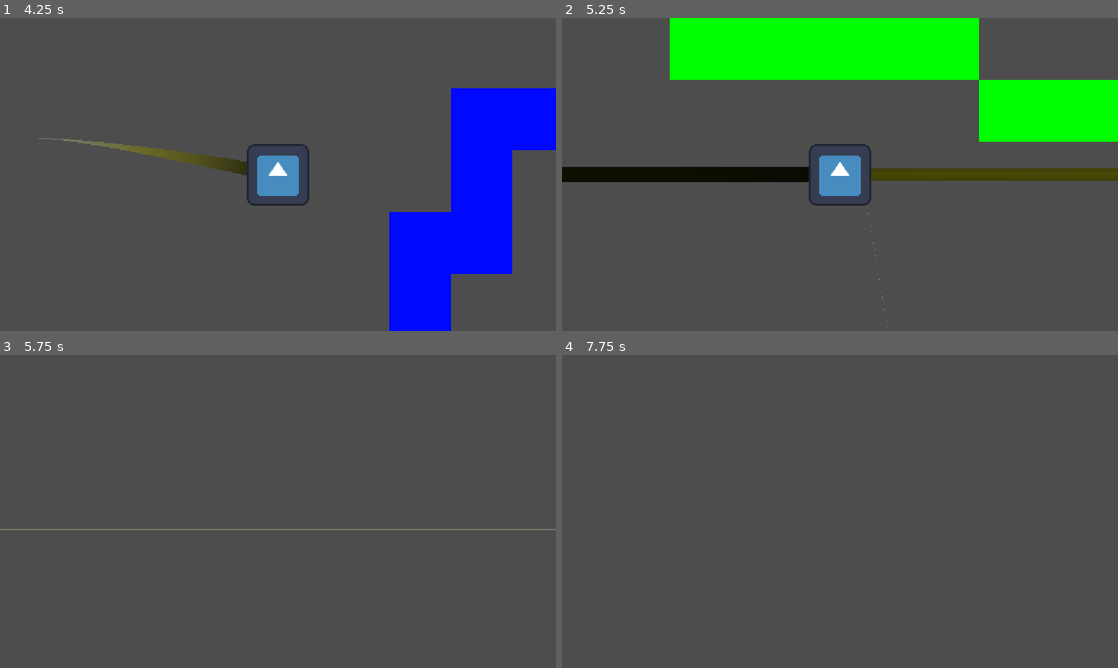
Above: before the commit, frames 1-4 (two rows, left to right).
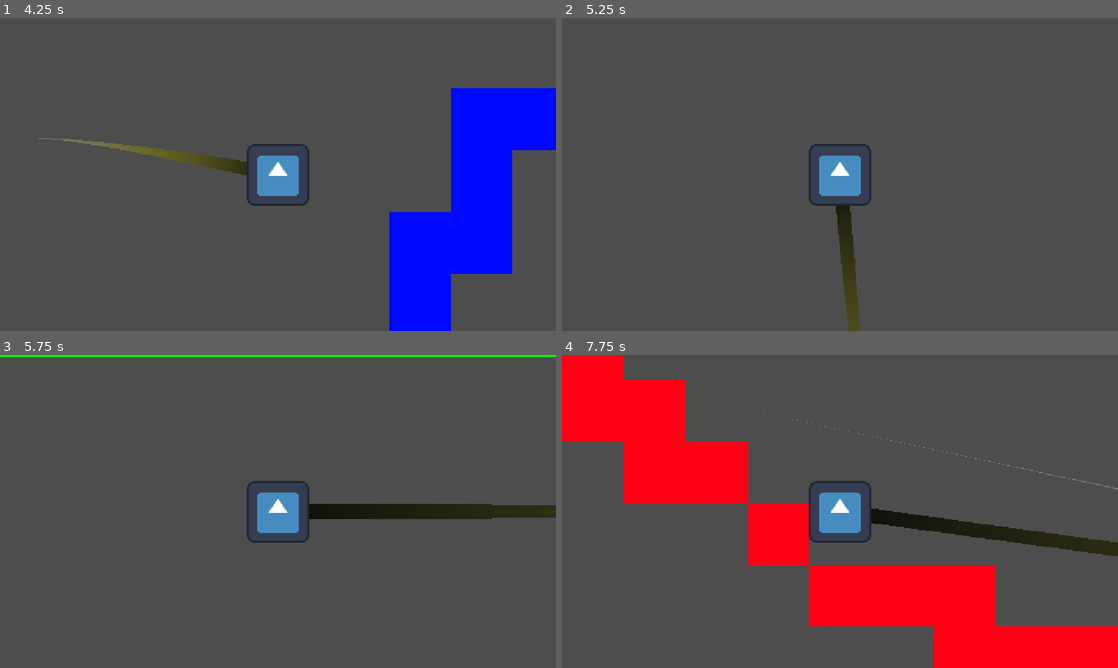
Above: after the commit, the same moments.

Repository: abdul-rahman-safwan/myballshurt
Game: Godot game, scene res://Scenes/ShurtingGame.tscn
Same seed, same stepped clock (60 frames per second), same inputs: the game is played once before the commit and once after it. The engine's default icon, where the game draws it, is replaced by a stand-in: a white triangle on a blue panel in a dark square.
Inputs (mouse positions are in pixels of both pictures, inside the frame that each line leads up to):
- Up to frame 1 (4.25 s): tap Enter at 0.5 s; move the mouse to (400, 158) at 0.52 s; move the mouse to (166, 190) at 1.27 s; move the mouse to (333, 105) at 2.02 s; move the mouse to (250, 237) at 2.77 s; move the mouse to (444, 221) at 3.52 s
- Up to frame 2 (5.25 s): move the mouse to (673, 127) at 4.27 s; move the mouse to (867, 174) at 5.02 s
- Up to frame 3 (5.75 s): no input
- Up to frame 4 (7.75 s): move the mouse to (756, 433) at 5.77 s; move the mouse to (962, 495) at 6.52 s; move the mouse to (728, 527) at 7.27 s

Frame 1 is identical in both runs. In frame 2, 21% of the frame differs, in the area x 0-100%, y 0-100%; in frame 3, 4.4%; in frame 4, 26%.

Commit message:
Update shurting_ball.gd

Diff:
--- a/Scripts/shurting_ball.gd
+++ b/Scripts/shurting_ball.gd
@@ -14,12 +14,12 @@
 #	if not is_on_floor():
 	mousedistance = get_viewport().get_mouse_position().distance_to(get_viewport().get_visible_rect().size/2)/15
 	direction = (get_viewport().get_mouse_position() - get_viewport().get_visible_rect().size/2).normalized()
-	if velocity >= Vector2(-1000,-1000) or velocity <= Vector2(1000,1000): #uncontrollable
-		velocity += direction * mousedistance
+	#if velocity >= Vector2(-1000,-1000) or velocity <= Vector2(1000,1000): #uncontrollable
+	velocity += direction * mousedistance
 	var collision = move_and_collide(velocity*delta)
 	if collision:
 		direction = direction.bounce(collision.get_normal())
-		var newvel = velocity.length()*direction*1.25
-		#if newvel.length_squared() < 10000000000000000:
-			#print(newvel)
-		velocity = newvel
+		var newvel = velocity.length()*direction*1.05
+		if newvel.length_squared() < 1000000000:
+			print(newvel)
+			velocity = newvel
